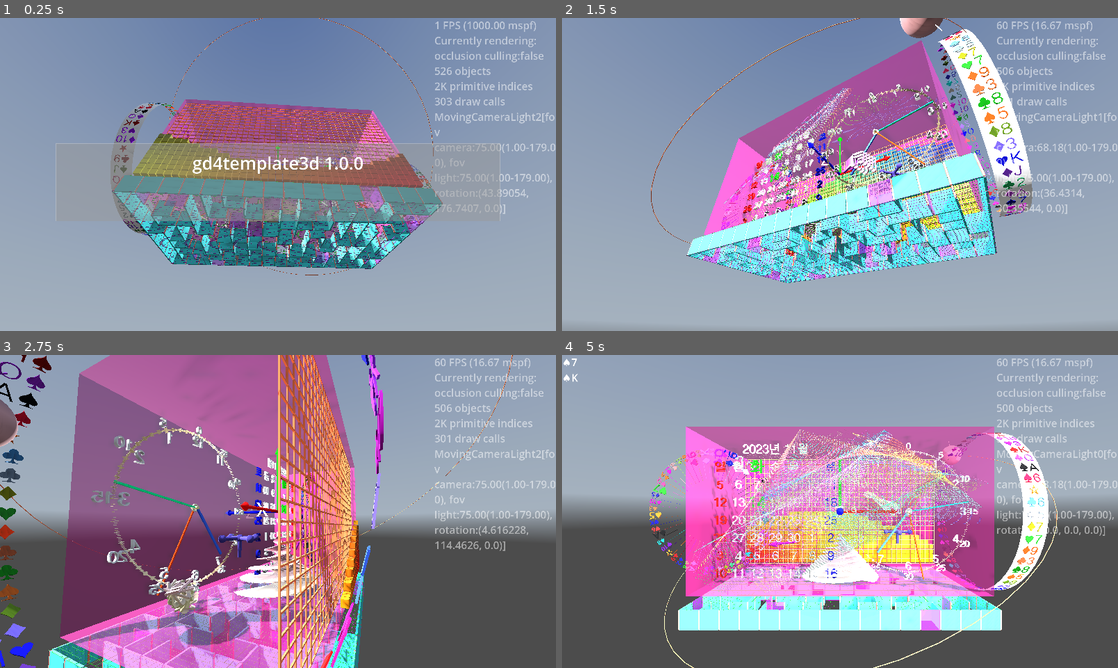
Above: before the commit, frames 1-4 (two rows, left to right).
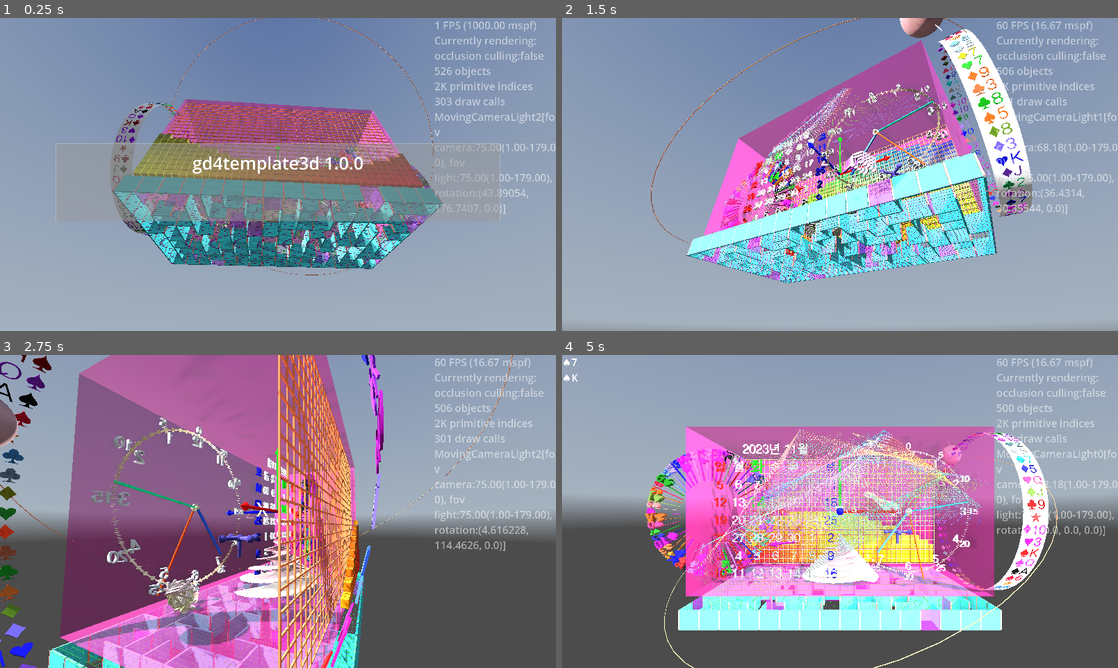
Above: after the commit, the same moments.

Repository: kasworld/gd4template3d
Game: Godot game, scene res://main.tscn
Same seed, same stepped clock (60 frames per second), same inputs: the game is played once before the commit and once after it. A sky picture missing from this copy of the repository is replaced by a grey-blue gradient.
Inputs (mouse positions are in pixels of both pictures, inside the frame that each line leads up to):
- Up to frame 1 (0.25 s): no input
- Up to frame 2 (1.5 s): tap Enter at 0.5, 0.6 s; move the mouse to (962, 158) at 0.52 s; click (962, 158) at 0.67 s; move the mouse to (728, 190) at 1.27 s; tap Delete at 1.35 s; click (728, 190) at 1.42 s
- Up to frame 3 (2.75 s): move the mouse to (333, 442) at 2.02 s; tap Enter at 2.1 s; click (333, 442) at 2.17 s
- Up to frame 4 (5 s): move the mouse to (812, 574) at 2.77 s; tap Delete at 2.85, 4.35 s; click (812, 574) at 2.92 s; move the mouse to (1006, 558) at 3.52 s; tap Enter at 3.6 s; click (1006, 558) at 3.67 s; move the mouse to (673, 464) at 4.27 s; click (673, 464) at 4.42 s

The runs differ from the first frame. In frame 1, 0.3% of the frame differs, in the area x 59-78%, y 18-67%; in frame 2, 0.8%; in frame 3, 0.5%; in frame 4, 4.2%, in the area x 14-88%, y 24-78%.

Commit message:
다시 돌리기전 1초 대기

Diff:
--- a/main.gd
+++ b/main.gd
@@ -85,7 +85,8 @@
 	var color_text_into_list := make_color_text_info_list().duplicate()
 	color_text_into_list.shuffle()
 	wheel = preload("res://roulette/roulette.tscn").instantiate().init(
-		0, WorldSize.y/2, 0.1, color_text_into_list )
+		0, WorldSize.y/2, 0.5, color_text_into_list )
+	wheel.rotation.z = PI/2
 	wheel.색설정하기(make_random_color(), make_random_color(), make_random_color() )
 	wheel.rotation_stopped.connect(wheel결과가결정됨)
 	add_child(wheel)
@@ -103,7 +104,11 @@
 
 func wheel결과가결정됨(rl :Roulette) -> void:
 	$"왼쪽패널/LabelWheel".text = rl.선택된cell얻기().글내용얻기()
+	$TimerWheel.start()
+
+func _on_timer_wheel_timeout() -> void:
 	wheel돌리기()
+
 
 var symbol크기 := Vector2(3,1.5)
 var reel :SlotReel
@@ -124,7 +129,11 @@
 
 func reel결과가결정됨( rl :SlotReel) -> void:
 	$"왼쪽패널/LabelReel".text = rl.선택된symbol얻기().글내용얻기()
+	$TimerReel.start()
+
+func _on_timer_reel_timeout() -> void:
 	reel돌리기()
+
 
 func wavegauge_demo() -> void:
 	var wavegauge_size := WorldSize
--- a/main.tscn
+++ b/main.tscn
@@ -107,3 +107,12 @@
 [node name="MovingCameraLightAround" parent="." instance=ExtResource("8_5vw27")]
 
 [node name="WaveGauge" parent="." instance=ExtResource("9_kek77")]
+
+[node name="TimerWheel" type="Timer" parent="."]
+one_shot = true
+
+[node name="TimerReel" type="Timer" parent="."]
+one_shot = true
+
+[connection signal="timeout" from="TimerWheel" to="." method="_on_timer_wheel_timeout"]
+[connection signal="timeout" from="TimerReel" to="." method="_on_timer_reel_timeout"]
